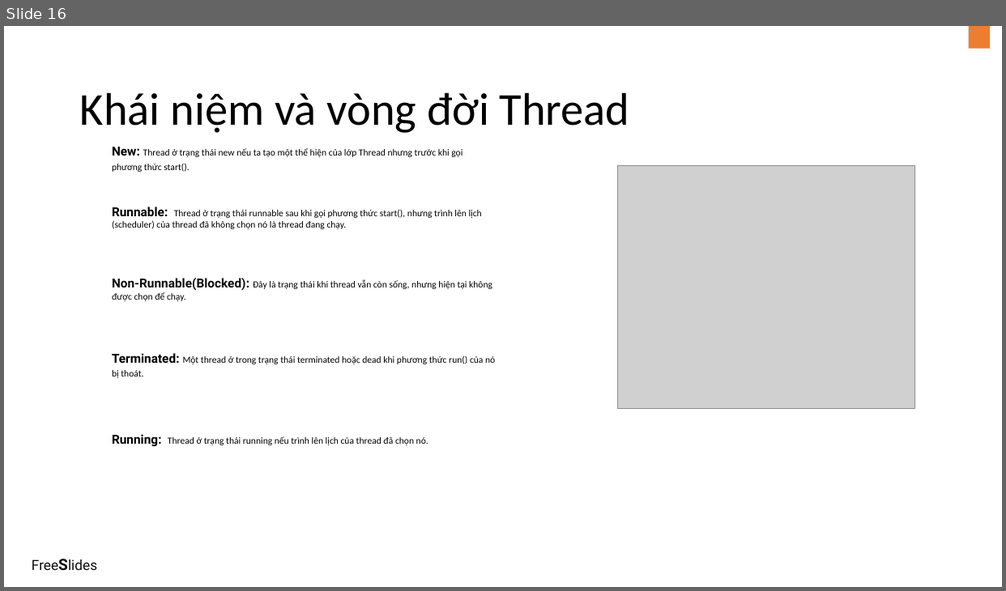
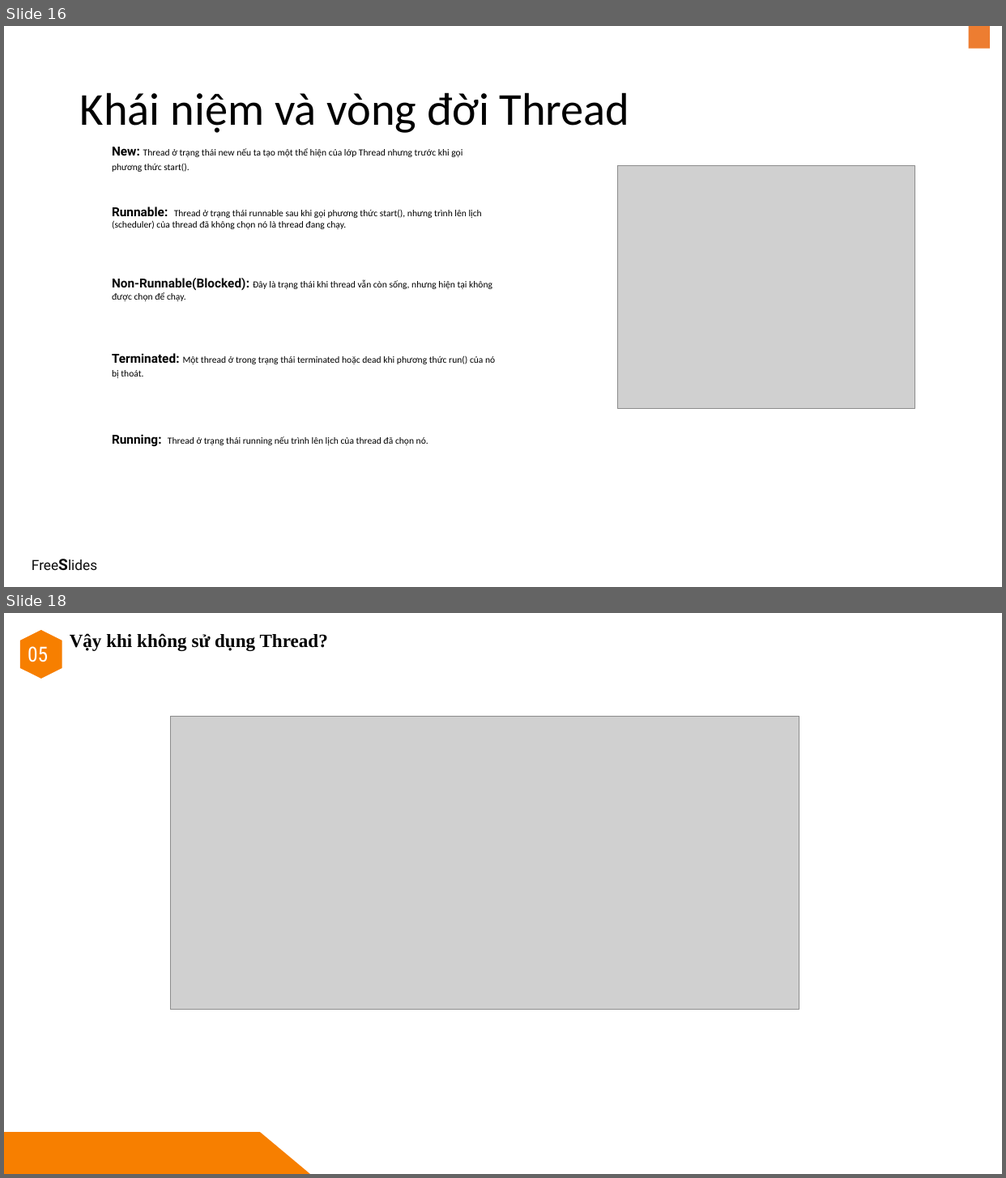
Before and after one commit to tingold0501/Nhom5_GiuaKy_AOOP, a slide deck: Bài thuyết trình.pptx. Shown one above the other, each under a label of ours: slide 16 before the commit, slides 16 and 18 after it; the slides between them are not shown. The pictures are 1006x591 and 1006x1178 pixels, drawn with LibreOffice and Linux fonts; fonts in the diff are those of the drawing; grey boxes stand for pictures. Boxes give left, top, right and bottom in pixels: in the first picture for what was removed or moved away, otherwise in the second. Text is boxed around its words. In the diff, an @@ line names an element or a change of style, - is before the commit and + after.

```diff
--- a/Bài thuyết trình.pptx
+++ b/Bài thuyết trình.pptx
@@ slide 18 added at [4, 613, 1002, 1174], background #FFFFFF @@
@@ hexagon added at [20, 630, 62, 679], fill #F77F00 @@
@@ text added at [70, 633, 328, 651], 18 pt, text #000000, bold @@
+Vậy khi không sử dụng Thread?
@@ text added at [27, 646, 48, 662], 20 pt, text #FFFFFF @@
+05
@@ picture added at [170, 717, 799, 1010] @@
@@ freeform shape added at [4, 1132, 310, 1174], fill #F77F00 @@
```
Also in this commit, not shown: 1 slide changed, 8 other slides added, 6 other files.
